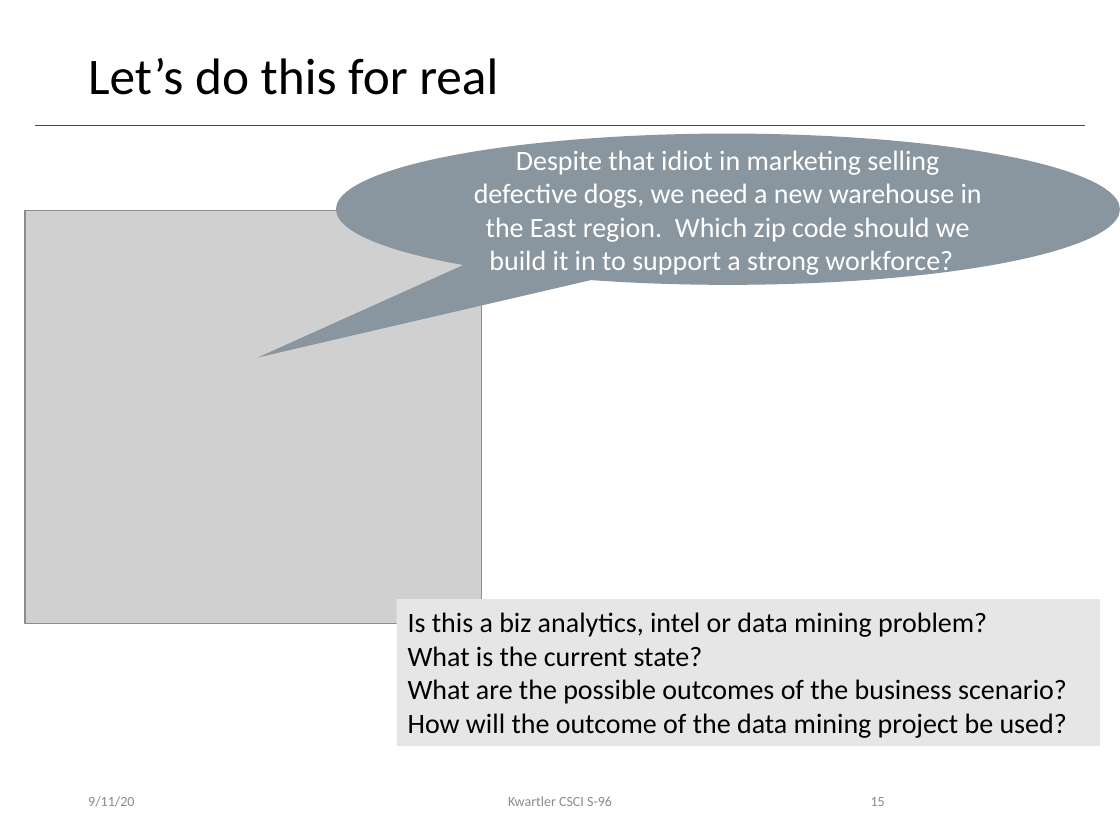
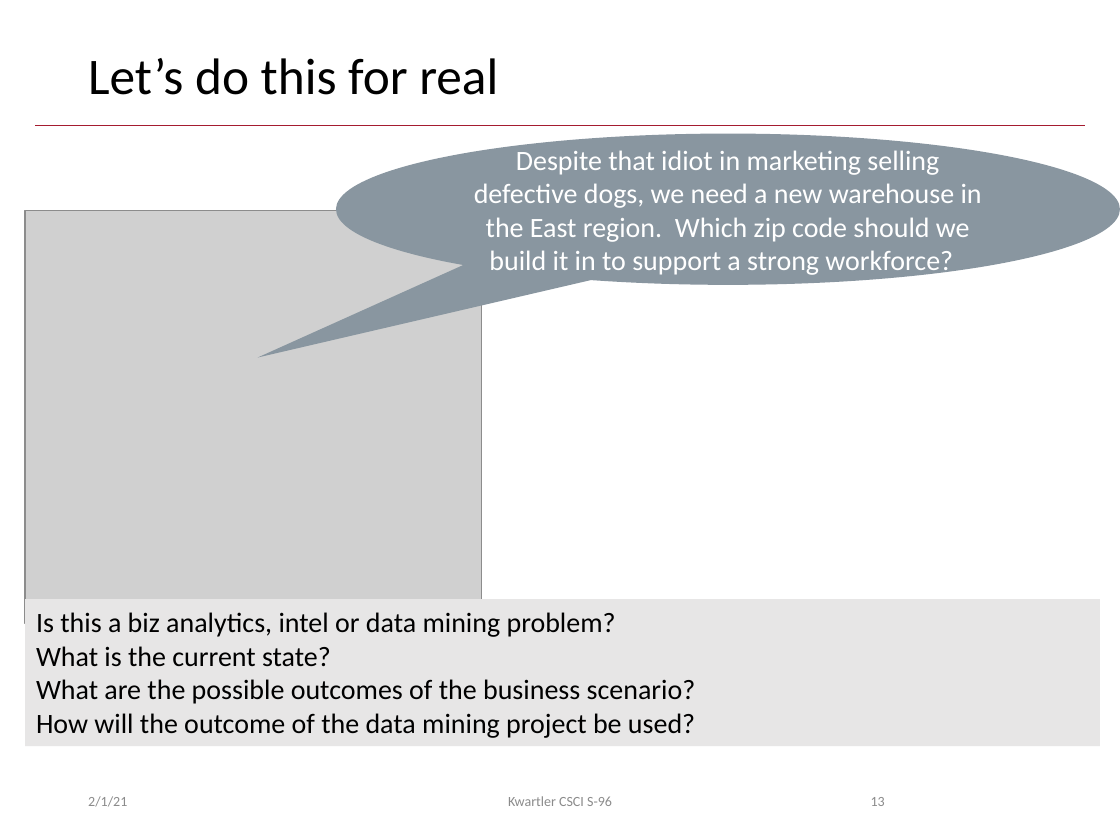
Before and after one commit to kwartler/Harvard_DataMining_Business_Student, a slide deck: slide 13 of Lessons/B_IntroToDM_EDA/IntroToDM_EDA.pptx (slide 15 before the commit). Drawn at 1120x840 pixels with LibreOffice and Linux fonts; fonts in the diff are those of the drawing; grey boxes stand for pictures; background and template pictures are left out. Boxes give left, top, right and bottom in pixels: in the first picture for what was removed or moved away, otherwise in the second. Text is boxed around its words. In the diff, an @@ line names an element or a change of style, - is before the commit and + after.

```diff
--- a/Lessons/B_IntroToDM_EDA/IntroToDM_EDA.pptx
+++ b/Lessons/B_IntroToDM_EDA/IntroToDM_EDA.pptx
@@ rectangle "Is this a biz analytics, ...": place and size @@
-rectangle "Is this a biz analytics, ..." at bbox=[396, 599, 1100, 746]
+rectangle "Is this a biz analytics, ..." at bbox=[25, 599, 1100, 746]
@@ text at bbox=[88, 796, 127, 807]: text changed @@
-9/11/20
+2/1/21
@@ page number at bbox=[871, 797, 885, 806]: text changed @@
-15
+13
```
Also in this commit, not shown: 55 other slides changed, 2 slides removed, 1 other file.
